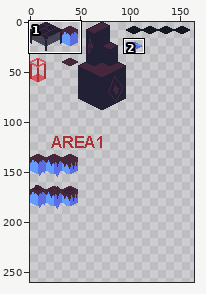
Two versions of one pixel-art file, Tileset/Isometic Tiles Testing.aseprite. Above: a wide view before the commit, with the close-up outlined.
Close-up. First the earlier version:
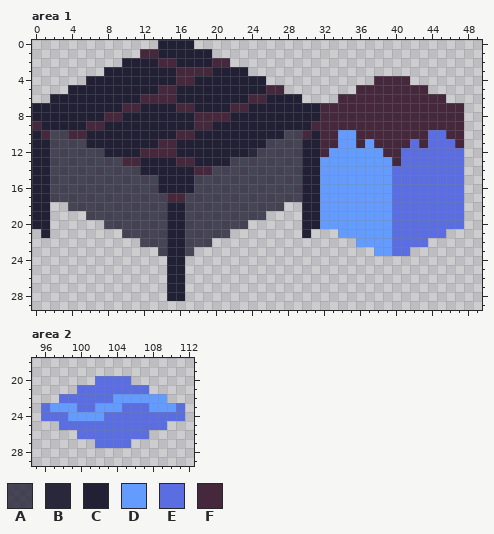
256x256 pixels, 1 frame. Colours within 5 levels of each other are drawn and written as one. Shown: area 1: x 0..49, y 0..29; area 2: x 95..112, y 18..29. The old version is drawn lined up with the new one, on the new canvas. The wide view leaves out empty margins. The commit also changed other parts of the picture, which this record leaves out.
Palette (. is transparent): A #222034c9  B #222034f4  C #222034  D #639bff  E #5b6ee1  F #45283c
Once edited:
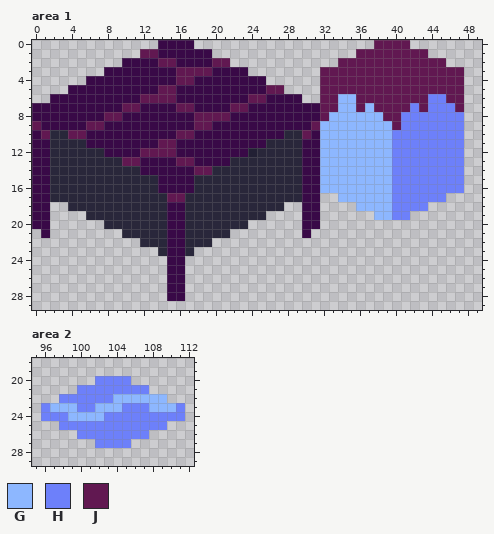
Colours new in this view: G #8db7ff  H #6d80fa  J #611851
The exact change:
canvas 256x256 -> 256x512
@@ palette @@
-A #222034c9
+A #222034f4
-B #222034f4
+B #222034
-C #222034
+C #390947
--- area 1
@@ x 0..49 @@
- 0 ..............CCCC................................
- 1 ............FFCCCCCC..............................
- 2 ..........CCCCFFCCCCFF............................
- 3 ........CCCCCCCCFFFFCCCC..........................
- 4 ......CCCCCCCCCCFFCCCCCCCC............FFFF........
- 5 ....CCCCCCCCCCFFCCCCCCCCCCFF........FFFFFFFF......
- 6 ..CCCCCCCCCCFFFFCCCCCCCCFFCCCC....FFFFFFFFFFFF....
- 7 CCCCCCCCCCFFCCCCFFCCCCFFCCCCCCCCFFFFFFFFFFFFFFFF..
- 8 CCCCCCCCFFCCCCCCCCFFFFCCCCCCCCCCFFFFFFFFFFFFFFFF..
- 9 FCCCCCFFCCCCCCCCCCFFCCCCCCCCCCCFFFFFFFFFFFFFFFFF..
-10 CFAAFFCCCCCCCCCCFFCCCCCCCCCCAAFCFFDDFFFFFFFFEEFF..
-11 CCAAAACCCCCCCCFFCCCCCCCCCCAAAACCFFDDFDFFFFEFEEEF..
-12 CCAAAAAACCCCFFFFCCCCCCCCBAAAAACCFDDDDDDFFEEEEEEE..
-13 CCAAAAAAAAFFCCCCFFCCCCAAAAAAAACCDDDDDDDDFEEEEEEE..
-14 CCAAAAAAAAAACCCCCCFFAAAAAAAAAACCDDDDDDDDEEEEEEEE..
-15 CCAAAAAAAAAAAACCCCAAAAAAAAAAAACCDDDDDDDDEEEEEEEE..
-16 CCAAAAAAAAAAAACCCCAAAAAAAAAAAACCDDDDDDDDEEEEEEEE..
-17 CCAAAAAAAAAAAAAFFAAAAAAAAAAAAACCDDDDDDDDEEEEEEEE..
-18 CC..AAAAAAAAAAACCAAAAAAAAAAA..CCDDDDDDDDEEEEEEEE..
-19 CC....AAAAAAAAACCAAAAAAAAA....CCDDDDDDDDEEEEEEEE..
-20 CC......AAAAAAACCAAAAAAA......CCDDDDDDDDEEEEEEEE..
-21 .C........AAAAACCAAAAA........C...DDDDDDEEEEEE....
-22 ............AAACCAAA................DDDDEEEE......
-23 ..............ACCA....................DDEE........
+ 0 ..............CCCC....................JJJJ........
+ 1 ............JJCCCCCC................JJJJJJJJ......
+ 2 ..........CCCCJJCCCCJJ............JJJJJJJJJJJJ....
+ 3 ........CCCCCCCCJJJJCCCC........JJJJJJJJJJJJJJJJ..
+ 4 ......CCCCCCCCCCJJCCCCCCCC......JJJJJJJJJJJJJJJJ..
+ 5 ....CCCCCCCCCCJJCCCCCCCCCCJJ....JJJJJJJJJJJJJJJJ..
+ 6 ..CCCCCCCCCCJJJJCCCCCCCCJJCCCC..JJGGJJJJJJJJHHJJ..
+ 7 CCCCCCCCCCJJCCCCJJCCCCJJCCCCCCCCJJGGJGJJJJHJHHHJ..
+ 8 CCCCCCCCJJCCCCCCCCJJJJCCCCCCCCCCJGGGGGGJJHHHHHHH..
+ 9 JCCCCCJJCCCCCCCCCCJJCCCCCCCCCCCJGGGGGGGGJHHHHHHH..
+10 CJAAJJCCCCCCCCCCJJCCCCCCCCCCAAJCGGGGGGGGHHHHHHHH..
+11 CCAAAACCCCCCCCJJCCCCCCCCCCAAAACCGGGGGGGGHHHHHHHH..
+12 CCAAAAAACCCCJJJJCCCCCCCCBAAAAACCGGGGGGGGHHHHHHHH..
+13 CCAAAAAAAAJJCCCCJJCCCCAAAAAAAACCGGGGGGGGHHHHHHHH..
+14 CCAAAAAAAAAACCCCCCJJAAAAAAAAAACCGGGGGGGGHHHHHHHH..
+15 CCAAAAAAAAAAAACCCCAAAAAAAAAAAACCGGGGGGGGHHHHHHHH..
+16 CCAAAAAAAAAAAACCCCAAAAAAAAAAAACCGGGGGGGGHHHHHHHH..
+17 CCAAAAAAAAAAAAAJJAAAAAAAAAAAAACC..GGGGGGHHHHHH....
+18 CC..AAAAAAAAAAACCAAAAAAAAAAA..CC....GGGGHHHH......
+19 CC....AAAAAAAAACCAAAAAAAAA....CC......GGHH........
+20 CC......AAAAAAACCAAAAAAA......CC..................
+21 .C........AAAAACCAAAAA........C...................
+22 ............AAACCAAA..............................
+23 ..............ACCA................................
 24 ...............CC.................................
--- area 2
@@ x 95..112 @@
 19 ..................
-20 .......EEEE.......
-21 .....EEEEEEEE.....
-22 ...EEEEEEDDDDDD...
-23 .EDDDEEDDDEEEDDDE.
-24 .EEEDDDDEEEEEEEEE.
-25 ...EEEEEEEEEEEE...
-26 .....EEEEEEEE.....
-27 .......EEEE.......
+20 .......HHHH.......
+21 .....HHHHHHHH.....
+22 ...HHHHHHGGGGGG...
+23 .HGGGHHGGGHHHGGGH.
+24 .HHHGGGGHHHHHHHHH.
+25 ...HHHHHHHHHHHH...
+26 .....HHHHHHHH.....
+27 .......HHHH.......
 28 ..................
Pixel boxes of the changes (left, top, right, bottom) in both close-ups:
changed: (32, 40, 464, 301)
changed: (41, 376, 185, 448)
